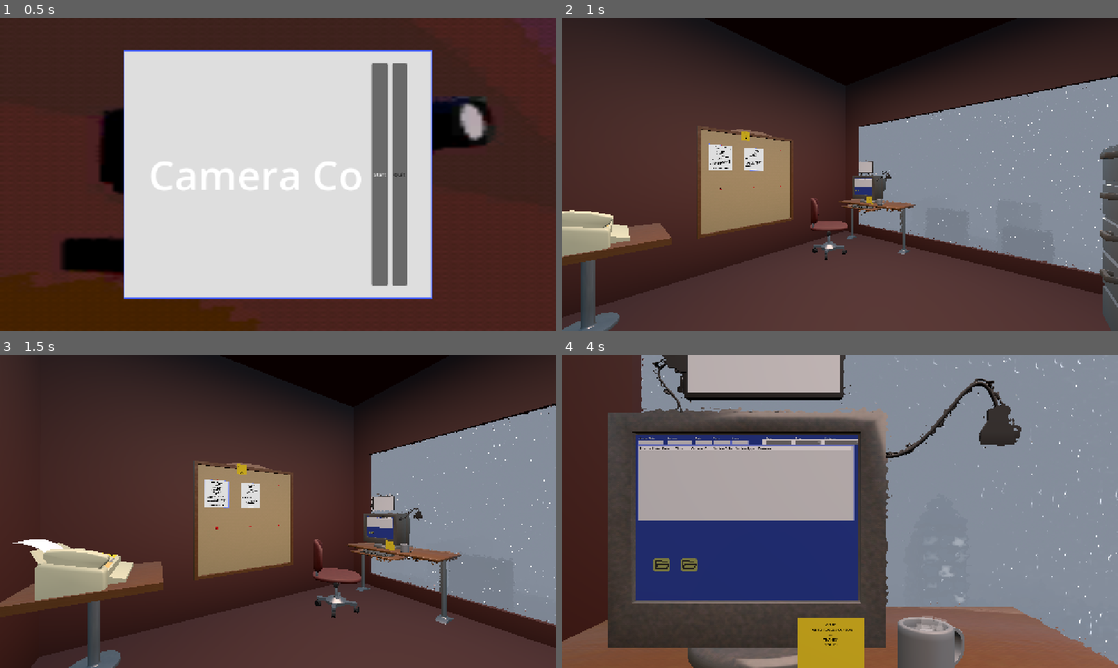
Above: before the commit, frames 1-4 (two rows, left to right).
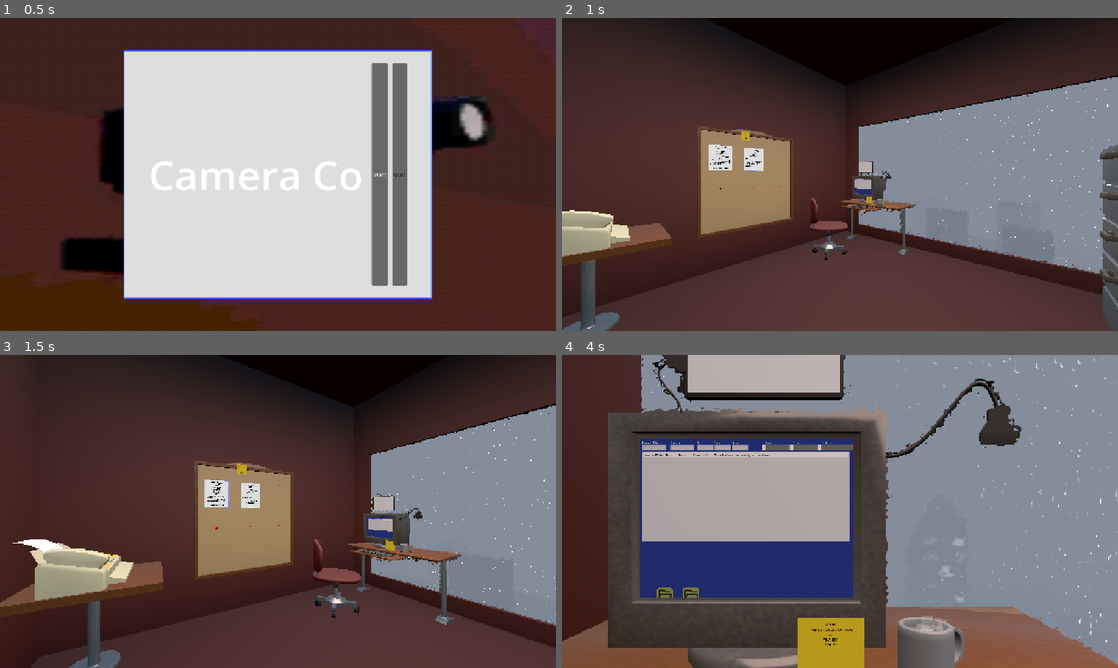
Above: after the commit, the same moments.

Repository: Ciph3rzer0/brackeys-2026.2-trust-no-one
Game: Godot game, scene res://ui/StartMenu.tscn
The game is run twice, just before and just after one commit, with the same random seed, the same clock (stepped at 60 frames per second) and the same inputs. This scene is started directly instead of the project's main scene. Sound files missing from this copy of the repository are replaced by a short silence.
Inputs (mouse positions are in pixels of both pictures, inside the frame that each line leads up to):
- Up to frame 1 (0.5 s): no input
- Up to frame 2 (1 s): click "Start" at 0.5 s
- Up to frame 3 (1.5 s): tap Enter at 1.25 s; move the mouse to (305, 511) at 1.27 s; hold W (pc_forward) from 1.28 s (still down); hold E (pc_interact) from 1.28 s (still down); click (305, 511) at 1.42 s
- Up to frame 4 (4 s): keep holding W (pc_forward); tap Space at 1.52, 2.27, 3.77 s; move the mouse to (812, 511) at 2.02 s; release E (pc_interact) at 2.03 s; tap Q at 2.1 s; click (812, 511) at 2.17 s; move the mouse to (851, 505) at 2.77 s; hold Ctrl 2.78-3.53 s; click (851, 505) at 2.92 s; tap E (pc_interact) at 3.5 s; move the mouse to (834, 517) at 3.52 s; tap Shift at 3.6 s; click (834, 517) at 3.67 s

Frame 1 is identical in both runs. In frame 2, less than 0.1% of the frame differs, in the area x 52-56%, y 51-57%; in frame 3, 0.1%; in frame 4, 6.7%, in the area x 13-54%, y 25-79%.
Error in both runs: Invalid assignment of property or key 'plate' with value of type 'String' on a base object of type 'Resource (Quest)'. (res://autoloads/quest_system.gd:19)

Commit message:
fix: clicking on computer

Diff:
--- a/scenes/city.tscn
+++ b/scenes/city.tscn
@@ -100,8 +100,8 @@
 resource_local_to_scene = true
 albedo_texture = SubResource("ViewportTexture_ruxf0")
 
-[sub_resource type="ConcavePolygonShape3D" id="ConcavePolygonShape3D_agolw"]
-data = PackedVector3Array(0.41349998, -0.36499998, 0, -0.41349998, -0.36499998, 0, 0.41349998, 0.36499998, 0, -0.41349998, -0.36499998, 0, -0.41349998, 0.36499998, 0, 0.41349998, 0.36499998, 0)
+[sub_resource type="ConcavePolygonShape3D" id="ConcavePolygonShape3D_h3250"]
+data = PackedVector3Array(0.41349998, -0.31, 0, -0.41349998, -0.31, 0, 0.41349998, 0.31, 0, -0.41349998, -0.31, 0, -0.41349998, 0.31, 0, 0.41349998, 0.31, 0)
 
 [sub_resource type="QuadMesh" id="QuadMesh_obbxu"]
 size = Vector2(4.615, 2.84)
@@ -1148,20 +1148,18 @@
 [node name="Screens" type="Node3D" parent="." unique_id=167141141]
 
 [node name="ComputerScreen" type="StaticBody3D" parent="Screens" unique_id=2105178651 node_paths=PackedStringArray("computer_viewport")]
-transform = Transform3D(-1, 0, -8.742278e-08, 0, 1, 0, 8.742278e-08, 0, -1, 60.492355, 60.450195, -132.9702)
+transform = Transform3D(-1, 0, -8.742278e-08, 0, 1, 0, 8.742278e-08, 0, -1, 60.487576, 60.45616, -132.9702)
 collision_layer = 4096
 script = ExtResource("3_obbxu")
 computer_viewport = NodePath("../../ComputerScreenRenders/ComputerMonitor")
 quad_mesh = ExtResource("15_agolw")
 
 [node name="MeshInstance3D" type="MeshInstance3D" parent="Screens/ComputerScreen" unique_id=1861852960]
-transform = Transform3D(1.0555629, 0, 0, 0, 0.89296085, 0, 0, 0, 1, 0, 0.008506775, -0.019439697)
 mesh = ExtResource("15_agolw")
 surface_material_override/0 = SubResource("StandardMaterial3D_tfap4")
 
-[node name="CollisionShape3D" type="CollisionShape3D" parent="Screens/ComputerScreen" unique_id=49235054]
-transform = Transform3D(1.0474101, 0, 0, 0, 0.9030858, 0, 0, 0, 1, 0.0031318665, 0, 0)
-shape = SubResource("ConcavePolygonShape3D_agolw")
+[node name="CollisionShape3D" type="CollisionShape3D" parent="Screens/ComputerScreen" unique_id=1532902486]
+shape = SubResource("ConcavePolygonShape3D_h3250")
 
 [node name="TabletScreen" type="MeshInstance3D" parent="Screens" unique_id=728728976]
 transform = Transform3D(-0.14204764, 0, 0, 0, 0.14204764, 0, 0, 0, -0.14204764, 67.06677, 58.049576, -132.30505)
@@ -4968,7 +4966,7 @@
 physics_object_picking = true
 physics_object_picking_sort = true
 physics_object_picking_first_only = true
-size = Vector2i(1280, 1200)
+size = Vector2i(1280, 960)
 
 [node name="ComputerScreenUI" parent="ComputerScreenRenders/ComputerMonitor" unique_id=694152180 instance=ExtResource("12_q8eg3")]
 
--- a/ui/computer-screen/3d_computer_monitor.gd
+++ b/ui/computer-screen/3d_computer_monitor.gd
@@ -53,7 +53,7 @@
 		var translated_input_event = event.duplicate()
 
 		# Translate the input into the viewport screen space
-		translated_input_event.position = Vector2(uv.x * 1280, uv.y * 1200)
+		translated_input_event.position = Vector2(uv.x * computer_viewport.size.x, uv.y * computer_viewport.size.y)
 
 		# Push the translated input event into the computer monitor viewport
 		computer_viewport.push_input(translated_input_event, true)
--- a/ui/computer-screen/computer_screen.tscn
+++ b/ui/computer-screen/computer_screen.tscn
@@ -30,7 +30,8 @@
 corner_detail = 5
 
 [node name="ComputerScreen" type="Control" unique_id=694152180]
-custom_minimum_size = Vector2(1280, 1200)
+custom_minimum_size = Vector2(1280, 960)
+custom_maximum_size = Vector2(1280, 960)
 layout_mode = 3
 anchors_preset = 0
 offset_right = 1280.0
--- a/ui/computer-screen/screen_quad_mesh.tres
+++ b/ui/computer-screen/screen_quad_mesh.tres
@@ -4,4 +4,4 @@
 
 [resource]
 material = SubResource("StandardMaterial3D_1whnq")
-size = Vector2(0.827, 0.73)
+size = Vector2(0.827, 0.62)
